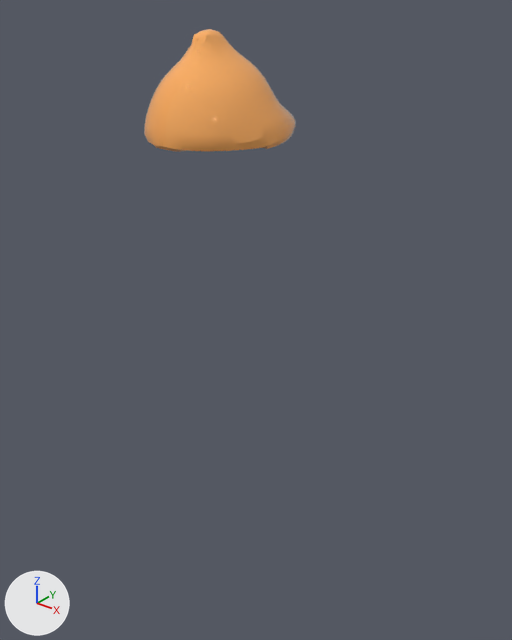
The Blender file blend/character.blend as it was, and as the next commit left it.
Both versions are drawn from a 50 mm camera at (0.581, -0.652, 0.864) aimed at (0.028, 0.04, 0.435). The lights are fixed; the arrows at lower left show +X, +Y and +Z.

Objects in the first picture: 'Hat'.
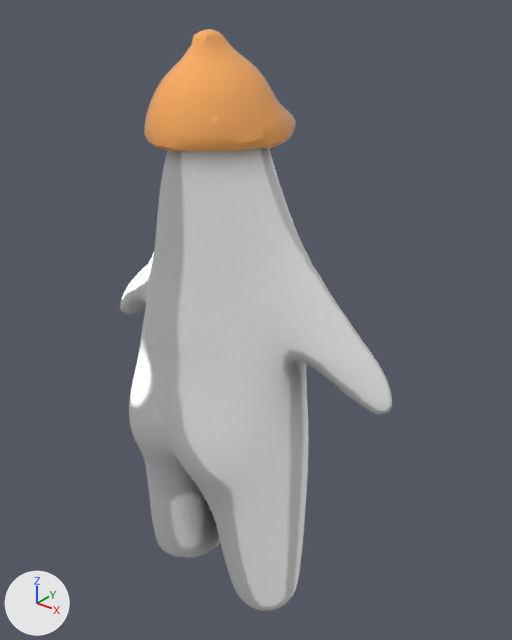
What differs and where, as boxes (x1, y1, x2, y2) in the pictures (512 x 640 px):
'IDontGetPaidEnoughForThis Remeshed', shown
    after: (120, 148, 392, 611)

The change in detail:
Object 'IDontGetPaidEnoughForThis Remeshed' (ob_idontgetpaidenoughforthis_remeshed) is now shown.
